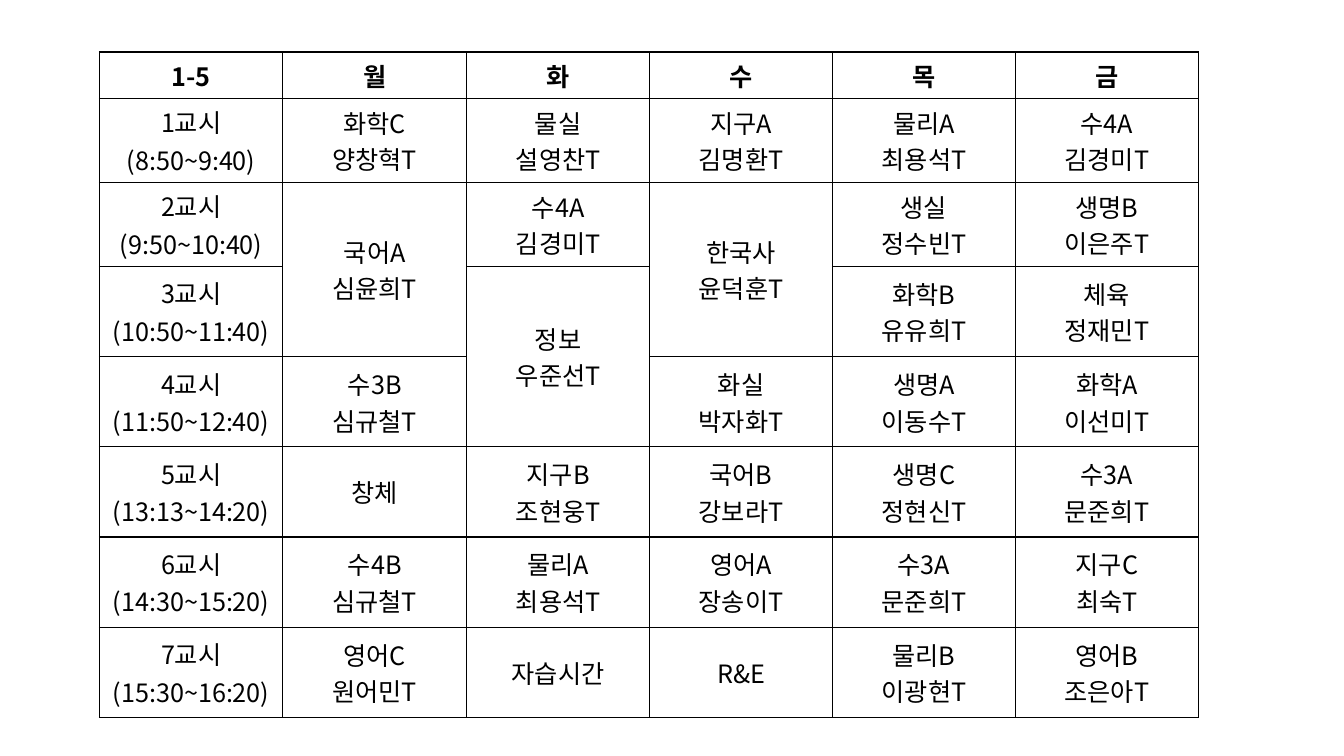
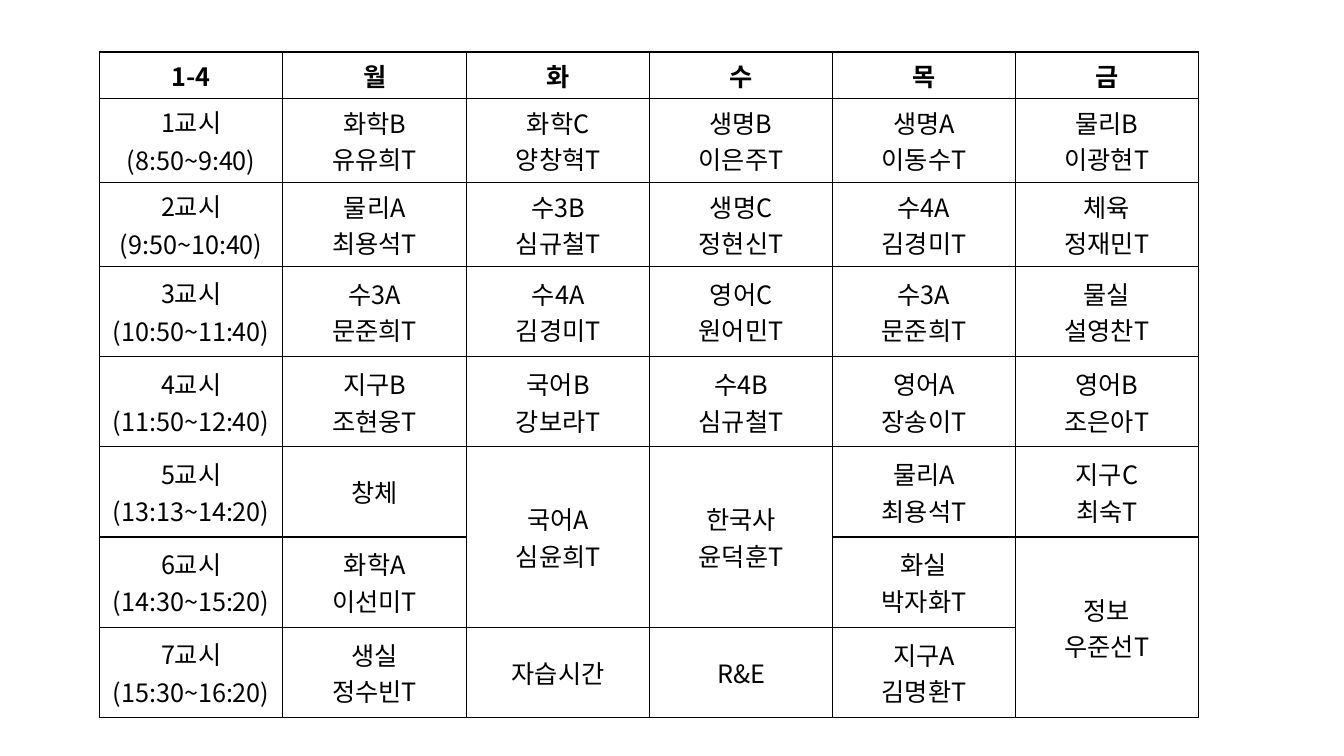
Before and after one commit to SaltCaramel/GSA2022RNE, a slide deck: slide 4 of 알앤이 시간표.pptx (slide 5 before the commit). Drawn at 1344x756 pixels with LibreOffice and Linux fonts; fonts in the diff are those of the drawing. Boxes give left, top, right and bottom in pixels: in the first picture for what was removed or moved away, otherwise in the second. Text is boxed around its words. In the diff, an @@ line names an element or a change of style, - is before the commit and + after.

```diff
--- a/알앤이 시간표.pptx
+++ b/알앤이 시간표.pptx
@@ table at (100,52,1197,711) @@
-row 1, column 1: 1-5
+row 1, column 1: 1-4
-row 2: 1교시 / (8:50~9:40) | 화학C / 양창혁T | 물실 / 설영찬T | 지구A / 김명환T | 물리A / 최용석T | 수4A / 김경미T
+row 2: 1교시 / (8:50~9:40) | 화학B / 유유희T | 화학C / 양창혁T | 생명B / 이은주T | 생명A / 이동수T | 물리B / 이광현T
-row 3: 2교시 / (9:50~10:40) | 국어A / 심윤희T | 수4A / 김경미T | 한국사 / 윤덕훈T | 생실 / 정수빈T | 생명B / 이은주T
+row 3: 2교시 / (9:50~10:40) | 물리A / 최용석T | 수3B / 심규철T | 생명C / 정현신T | 수4A / 김경미T | 체육 / 정재민T
-row 4: 3교시 / (10:50~11:40) |  | 정보 / 우준선T |  | 화학B / 유유희T | 체육 / 정재민T
+row 4: 3교시 / (10:50~11:40) | 수3A / 문준희T | 수4A / 김경미T | 영어C / 원어민T | 수3A / 문준희T | 물실 / 설영찬T
-row 5: 4교시 / (11:50~12:40) | 수3B / 심규철T |  | 화실 / 박자화T | 생명A / 이동수T | 화학A / 이선미T
+row 5: 4교시 / (11:50~12:40) | 지구B / 조현웅T | 국어B / 강보라T | 수4B / 심규철T | 영어A / 장송이T | 영어B / 조은아T
-row 6: 5교시 / (13:13~14:20) | 창체 | 지구B / 조현웅T | 국어B / 강보라T | 생명C / 정현신T | 수3A / 문준희T
+row 6: 5교시 / (13:13~14:20) | 창체 | 국어A / 심윤희T | 한국사 / 윤덕훈T | 물리A / 최용석T | 지구C / 최숙T
-row 7: 6교시 / (14:30~15:20) | 수4B / 심규철T | 물리A / 최용석T | 영어A / 장송이T | 수3A / 문준희T | 지구C / 최숙T
+row 7: 6교시 / (14:30~15:20) | 화학A / 이선미T |  |  | 화실 / 박자화T | 정보 / 우준선T
-row 8: 7교시 / (15:30~16:20) | 영어C / 원어민T | 자습시간 | R&E | 물리B / 이광현T | 영어B / 조은아T
+row 8: 7교시 / (15:30~16:20) | 생실 / 정수빈T | 자습시간 | R&E | 지구A / 김명환T | 
```
Also in this commit, not shown: 1 other slide changed, 2 slides added, 1 slide removed, 11 other files.
